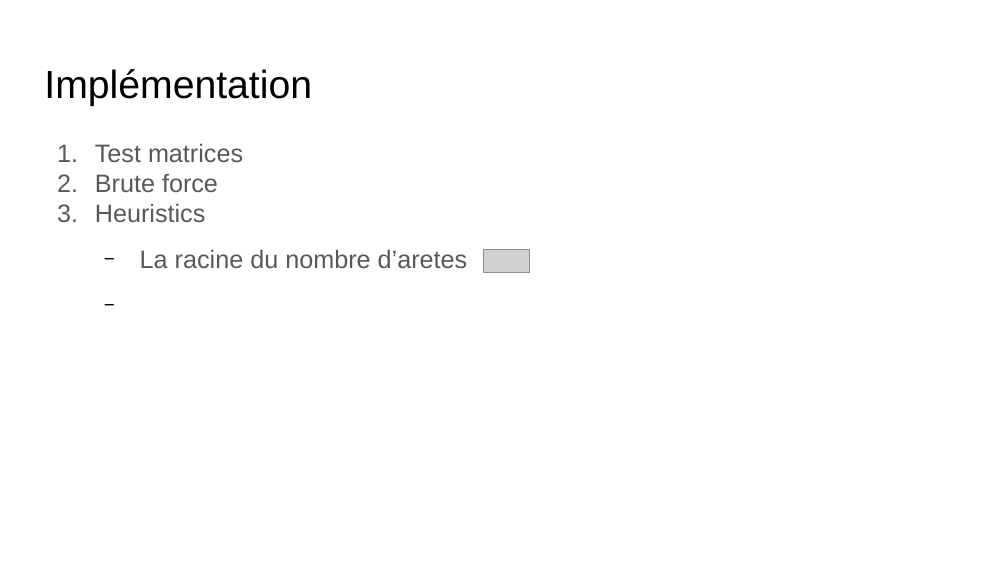
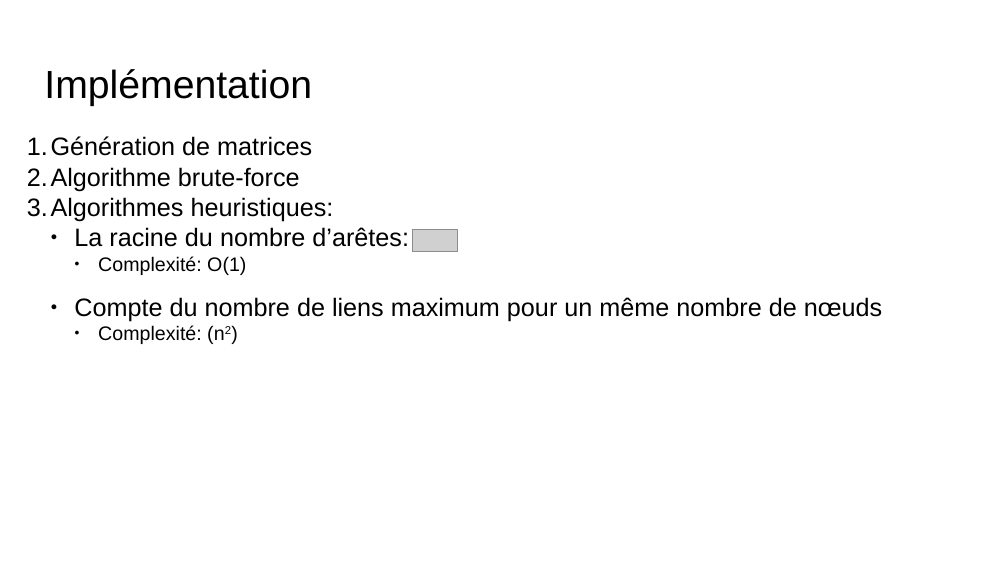
Before and after one commit to claudiosousa/hepia-projects-Math_S6_TP1, a slide deck: slide 4 of TP1 Math.odp. Drawn at 1008x567 pixels with LibreOffice and Linux fonts; fonts in the diff are those of the drawing; grey boxes stand for pictures. Boxes give left, top, right and bottom in pixels: in the first picture for what was removed or moved away, otherwise in the second. Text is boxed around its words. In the diff, an @@ line names an element or a change of style, - is before the commit and + after.

```diff
--- a/TP1 Math.odp
+++ b/TP1 Math.odp
@@ text at bbox=[51, 136, 882, 344]: text changed; text colour #595959 to #000000 @@
-1. Test matrices
-2. Brute force
-3. Heuristics
-  − La racine du nombre d’aretes
+1. Génération de matrices
+2. Algorithme brute-force
+3. Algorithmes heuristiques:
+  ● La racine du nombre d’arêtes:
+    ● Complexité: O(1)
+  ● Compte du nombre de liens maximum pour un même nombre de nœuds
+    ● Complexité: (n2)
@@ picture: place and size @@
-picture at bbox=[484, 249, 530, 272]
+picture at bbox=[412, 229, 459, 252]
```
Also in this commit, not shown: 3 other slides changed, 1 slide added, 1 slide removed.
